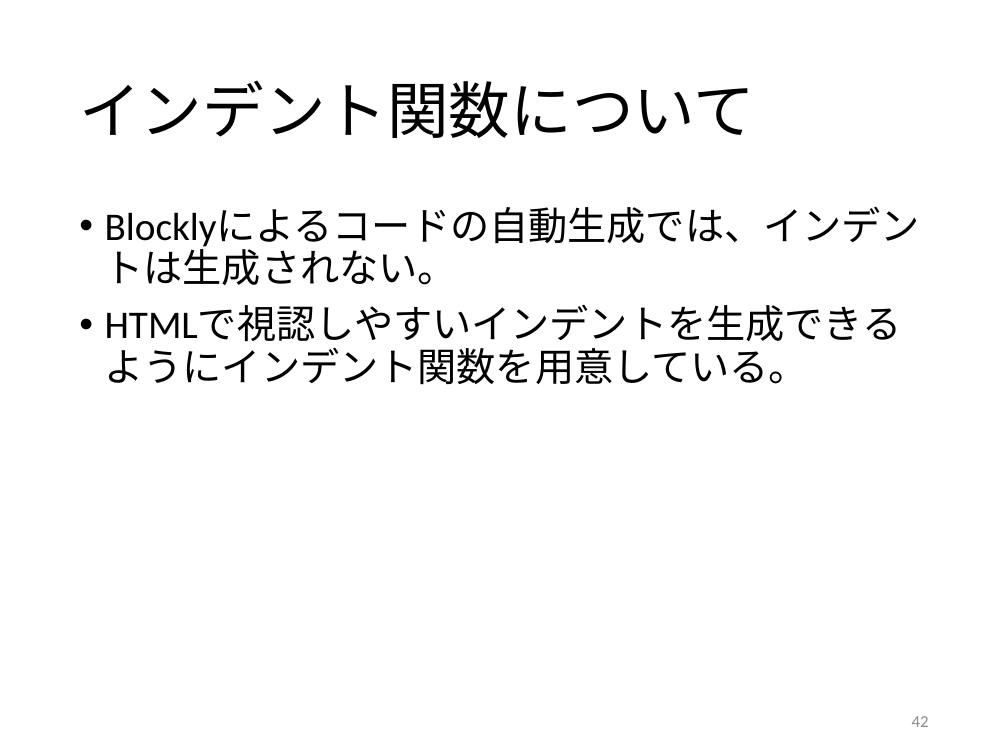
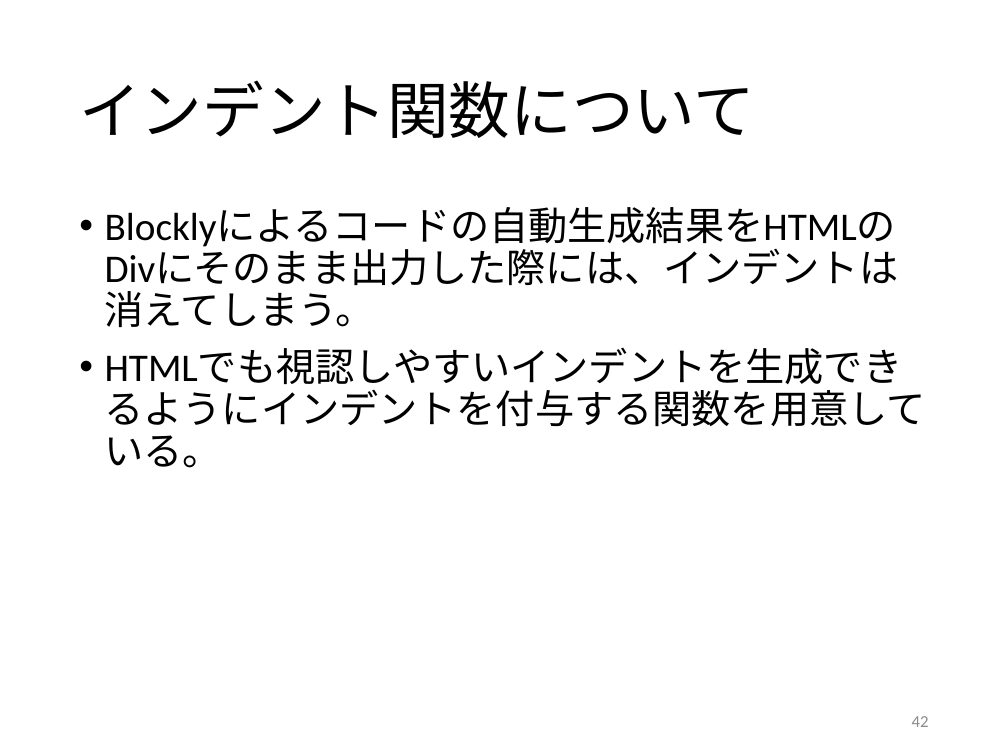
Before and after one commit to kait-takanolab/1821121-shimaoka-thesis, a slide deck: slide 42 of 1821121_shimaoka_sotsuken.pptx. Drawn at 1008x756 pixels with LibreOffice and Linux fonts; fonts in the diff are those of the drawing. Boxes give left, top, right and bottom in pixels: in the first picture for what was removed or moved away, otherwise in the second. Text is boxed around its words. In the diff, an @@ line names an element or a change of style, - is before the commit and + after.

```diff
--- a/1821121_shimaoka_sotsuken.pptx
+++ b/1821121_shimaoka_sotsuken.pptx
@@ text at [105, 249, 899, 468]: text changed @@
-• Blocklyによるコードの自動生成では、インデントは生成されない。
-• HTMLで視認しやすいインデントを生成できるようにインデント関数を用意している。
+• Blocklyによるコードの自動生成結果をHTMLのDivにそのまま出力した際には、インデントは消えてしまう。
+• HTMLでも視認しやすいインデントを生成できるようにインデントを付与する関数を用意している。
```
Also in this commit, not shown: 4 other slides changed, 2 slides added, 2 other files.
